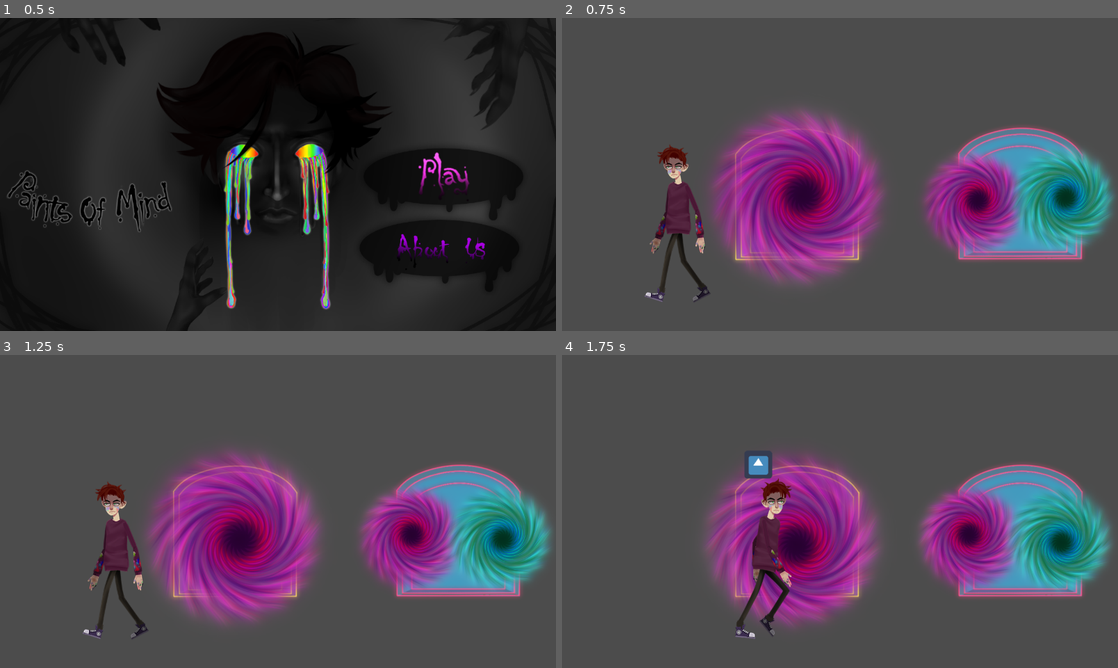
Above: before the commit, frames 1-4 (two rows, left to right).
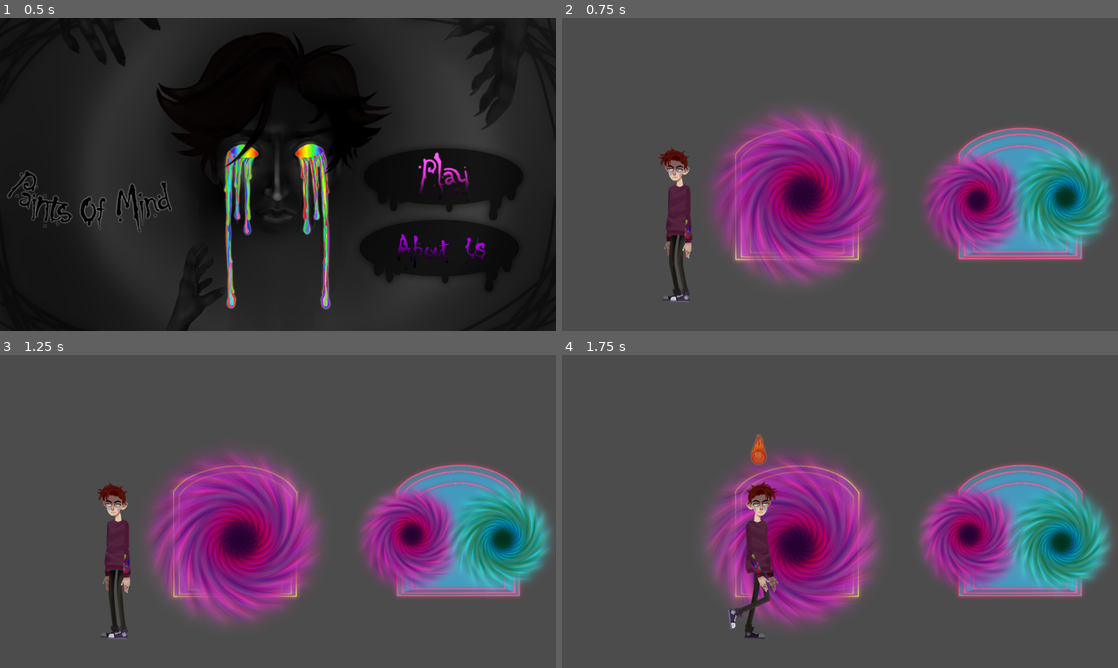
Above: after the commit, the same moments.

Repository: Onizik/Ludum_18.04
Game: Godot game, scene res://Scenes/Menu.tscn
The game is run twice, just before and just after one commit, with the same random seed, the same clock (stepped at 60 frames per second) and the same inputs. The engine's default icon, where the game draws it, is replaced by a stand-in: a white triangle on a blue panel in a dark square.
Inputs (mouse positions are in pixels of both pictures, inside the frame that each line leads up to):
- Up to frame 1 (0.5 s): no input
- Up to frame 2 (0.75 s): click (1006, 177) at 0.5 s
- Up to frame 3 (1.25 s): no input
- Up to frame 4 (1.75 s): tap Enter (ui_accept) at 1.25 s; hold Right (ui_right) from 1.28 s (still down); hold Enter (ui_accept) from 1.28 s (still down)

Frame 1 is identical in both runs. In frame 2, 1.6% of the frame differs, in the area x 14-27%, y 40-91%; in frame 3, 1.5%; in frame 4, 2.8%, in the area x 29-42%, y 25-91%.

Commit message:
add idle

Diff:
--- a/LD/Scenes/Character.tscn
+++ b/LD/Scenes/Character.tscn
@@ -1,6 +1,5 @@
-[gd_scene load_steps=13 format=2]
+[gd_scene load_steps=21 format=2]
 
-[ext_resource path="res://icon.png" type="Texture" id=1]
 [ext_resource path="res://Scripts/Character.gd" type="Script" id=2]
 [ext_resource path="res://Scenes/Area2D.gd" type="Script" id=3]
 [ext_resource path="res://Assets/anim/walk_norm/doc253986180_546271789.png" type="Texture" id=4]
@@ -10,6 +9,13 @@
 [ext_resource path="res://Assets/anim/walk_norm/doc253986180_546271774.png" type="Texture" id=8]
 [ext_resource path="res://Assets/anim/walk_norm/doc253986180_546271811.png" type="Texture" id=9]
 [ext_resource path="res://Assets/anim/walk_norm/doc253986180_546271780.png" type="Texture" id=10]
+[ext_resource path="res://Assets/items/purple.png" type="Texture" id=11]
+[ext_resource path="res://Assets/items/green.png" type="Texture" id=12]
+[ext_resource path="res://Assets/items/blue.png" type="Texture" id=13]
+[ext_resource path="res://Assets/items/yelow.png" type="Texture" id=14]
+[ext_resource path="res://Assets/items/red.png" type="Texture" id=15]
+[ext_resource path="res://Assets/anim/idle/doc253986180_546440343.png" type="Texture" id=16]
+[ext_resource path="res://Assets/anim/idle/doc253986180_546440338.png" type="Texture" id=17]
 
 [sub_resource type="RectangleShape2D" id=1]
 extents = Vector2( 33.3793, 32.9743 )
@@ -22,19 +28,27 @@
 "speed": 8.0
 } ]
 
+[sub_resource type="SpriteFrames" id=3]
+animations = [ {
+"frames": [ ExtResource( 13 ), ExtResource( 12 ), ExtResource( 11 ), ExtResource( 15 ), ExtResource( 14 ) ],
+"loop": true,
+"name": "default",
+"speed": 5.0
+} ]
+
+[sub_resource type="SpriteFrames" id=4]
+animations = [ {
+"frames": [ ExtResource( 17 ), ExtResource( 17 ), ExtResource( 17 ), ExtResource( 16 ) ],
+"loop": true,
+"name": "default",
+"speed": 3.0
+} ]
+
 [node name="Character" type="Node2D"]
 script = ExtResource( 2 )
 
 [node name="Area2D" type="Area2D" parent="."]
 script = ExtResource( 3 )
-
-[node name="test" type="Sprite" parent="Area2D"]
-visible = false
-position = Vector2( -3.37099, -218.071 )
-texture = ExtResource( 1 )
-
-[node name="Sprite" type="Sprite" parent="Area2D"]
-texture = ExtResource( 7 )
 
 [node name="CollisionShape2D" type="CollisionShape2D" parent="Area2D"]
 shape = SubResource( 1 )
@@ -59,16 +73,31 @@
 
 [node name="left" type="AnimatedSprite" parent="Area2D"]
 visible = false
+position = Vector2( 2.70752, 0.902512 )
 frames = SubResource( 2 )
-frame = 2
+frame = 5
 playing = true
 
 [node name="right" type="AnimatedSprite" parent="Area2D"]
 visible = false
+position = Vector2( -6.3175, 0 )
 frames = SubResource( 2 )
-frame = 1
+frame = 4
 playing = true
 flip_h = true
+
+[node name="test" type="AnimatedSprite" parent="Area2D"]
+visible = false
+position = Vector2( -2.01187, -252.52 )
+scale = Vector2( 0.263734, 0.263734 )
+frames = SubResource( 3 )
+frame = 3
+playing = true
+
+[node name="Sprite" type="AnimatedSprite" parent="Area2D"]
+frames = SubResource( 4 )
+frame = 3
+playing = true
 [connection signal="area_entered" from="Area2D" to="Area2D" method="_on_Area2D_area_entered"]
 [connection signal="area_exited" from="Area2D" to="Area2D" method="_on_Area2D_area_exited"]
 [connection signal="body_entered" from="Area2D" to="Area2D" method="_on_Area2D_body_entered"]
--- a/LD/Scenes/Menu.tscn
+++ b/LD/Scenes/Menu.tscn
@@ -114,17 +114,17 @@
 }
 
 [node name="hand1" type="Sprite" parent="."]
-position = Vector2( 1033.12, 58.1349 )
-rotation = -0.238964
+position = Vector2( 1077.04, 38.2815 )
+rotation = -0.267632
 texture = ExtResource( 9 )
 
 [node name="hand2" type="Sprite" parent="."]
-position = Vector2( 257.325, 75.623 )
+position = Vector2( 229.771, 30.5344 )
 rotation = -5.9411
 texture = ExtResource( 8 )
 
 [node name="hand3" type="Sprite" parent="."]
-position = Vector2( 465.467, 696.224 )
+position = Vector2( 476.161, 681.909 )
 rotation = -1.26885
 scale = Vector2( 0.736667, 0.736667 )
 texture = ExtResource( 10 )
Binary file changed: LD/Assets/45P.png
